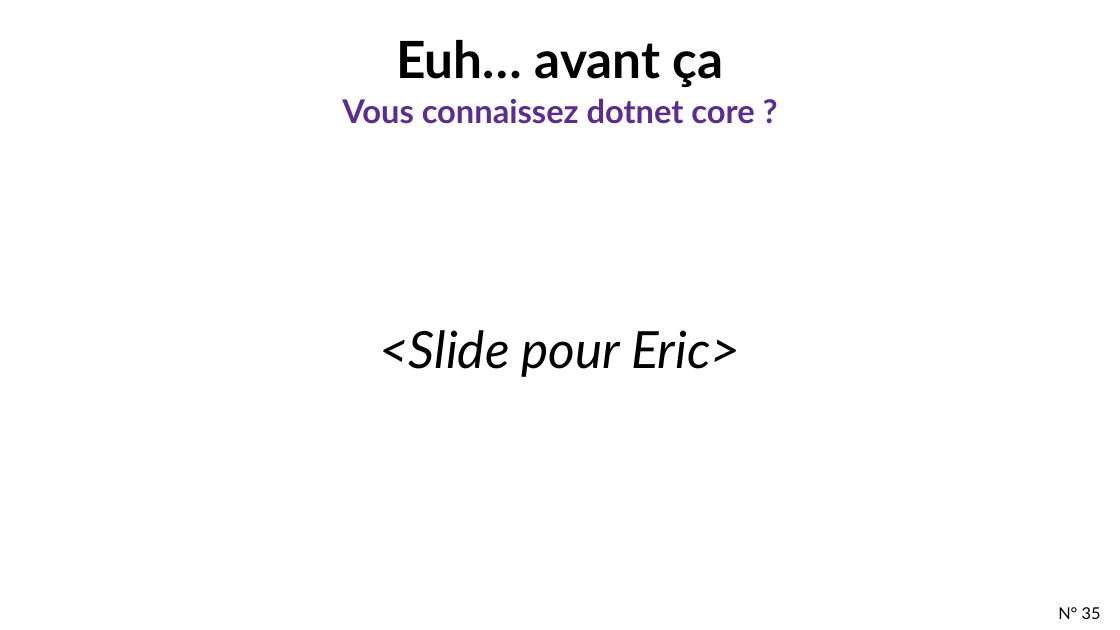
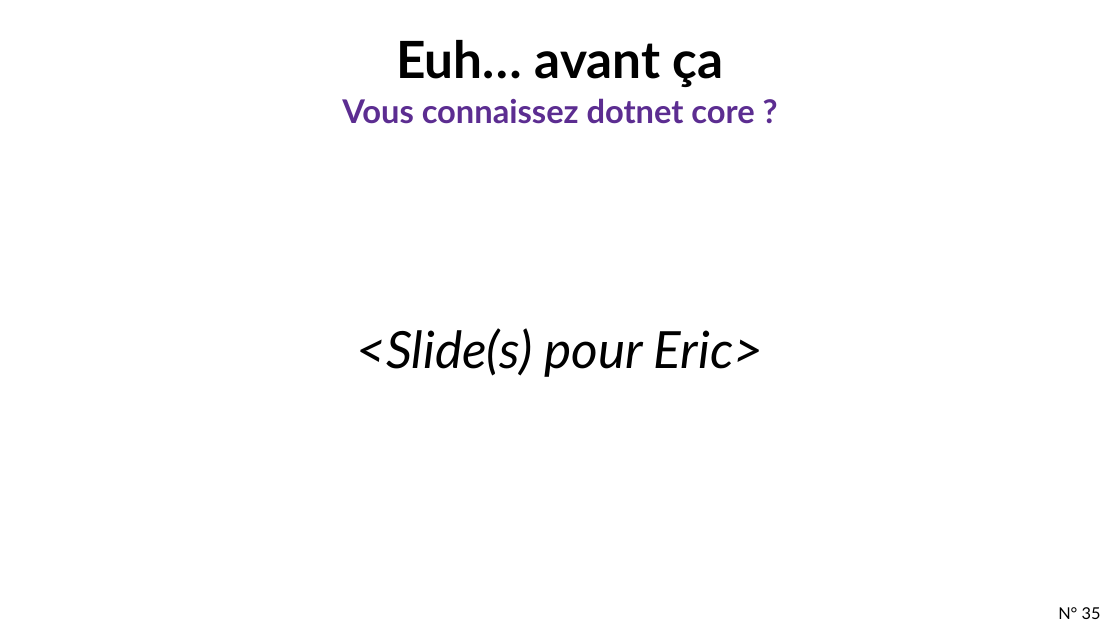
Before and after one commit to tpierrain/CQRS-slides, a slide deck: slide 35 of french/DecouvrirCQRSparLaPratique.pptx. Drawn at 1120x630 pixels with LibreOffice and Linux fonts; fonts in the diff are those of the drawing; background and template pictures are left out. Boxes give left, top, right and bottom in pixels: in the first picture for what was removed or moved away, otherwise in the second. Text is boxed around its words. In the diff, an @@ line names an element or a change of style, - is before the commit and + after.

```diff
--- a/french/DecouvrirCQRSparLaPratique.pptx
+++ b/french/DecouvrirCQRSparLaPratique.pptx
@@ text at (x1=356, y1=328, x2=763, y2=377): text changed @@
-<Slide pour Eric>
+<Slide(s) pour Eric>
```
Also in this commit, not shown: 6 other slides changed, 3 slides added, 1 other file.
